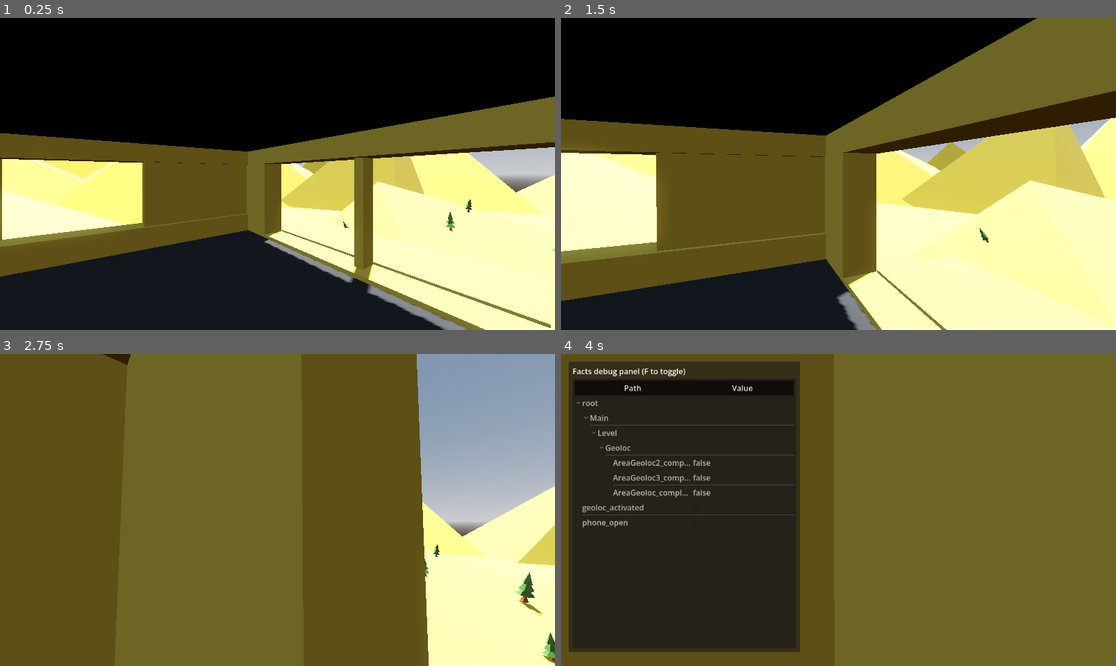
Above: before the commit, frames 1-4 (two rows, left to right).
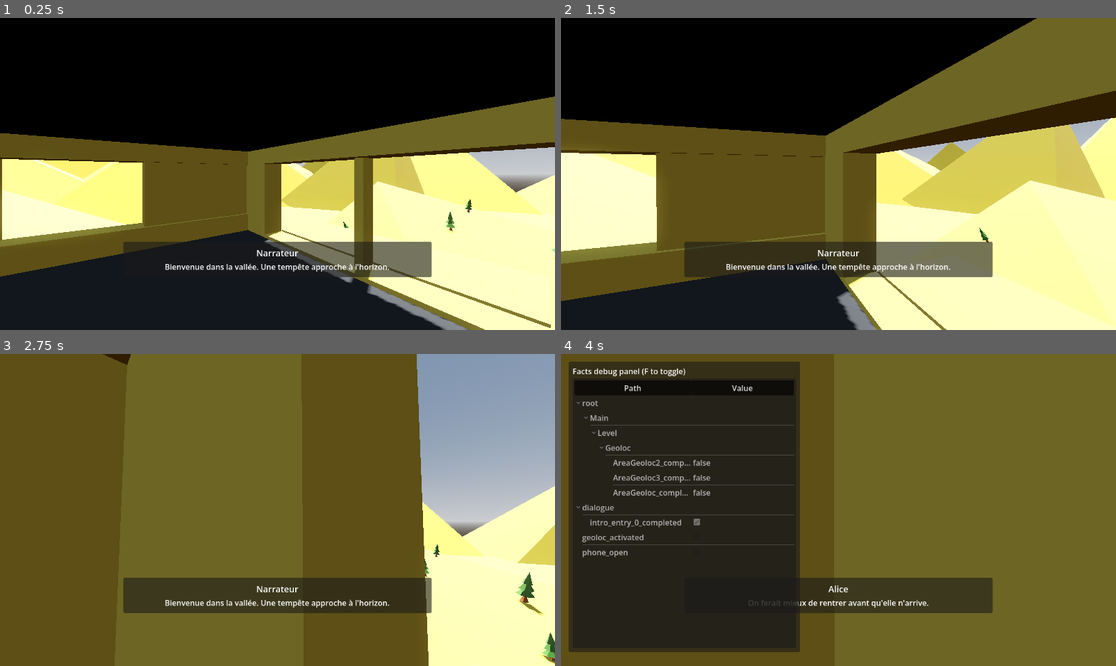
Above: after the commit, the same moments.

Repository: thewasmans/IGU-Summer-Jam-2026
Game: Godot game, scene res://scenes/main.tscn
Same seed, same stepped clock (60 frames per second), same inputs: the game is played once before the commit and once after it.
Inputs (mouse positions are in pixels of both pictures, inside the frame that each line leads up to):
- Up to frame 1 (0.25 s): no input
- Up to frame 2 (1.5 s): tap Enter at 0.5 s; move the mouse to (866, 174) at 0.52 s; hold E (action_interract) 0.53-1.28 s; hold W (action_forward) from 0.53 s (still down); click (866, 174) at 0.67 s; tap Space (jump) at 0.77 s; move the mouse to (810, 174) at 1.27 s; tap V (camera_mode_switch) at 1.35 s
- Up to frame 3 (2.75 s): keep holding W (action_forward); tap Space (jump) at 1.52 s; move the mouse to (288, 503) at 2.02 s; hold Shift (sprint) from 2.03 s (still down)
- Up to frame 4 (4 s): keep holding W (action_forward); tap Space (jump) at 2.75, 3.02, 3.77 s; move the mouse to (832, 516) at 2.77 s; release Shift (sprint) at 2.78 s; tap Alt (walk) at 2.85 s; click (832, 516) at 2.92 s; move the mouse to (877, 513) at 3.52 s; tap F at 3.6 s

The runs differ from the first frame. In frame 1, 3.3% of the frame differs, in the area x 22-78%, y 71-84%; in frame 2, 5.8%; in frame 3, 6.3%; in frame 4, 4.6%.

Commit message:
feat: add dialogue system

Diff:
--- a/content/prefabs/ui/game_ui.tscn
+++ b/content/prefabs/ui/game_ui.tscn
@@ -2,7 +2,7 @@
 
 [ext_resource type="Script" uid="uid://chfxvwlqr0oqm" path="res://scripts/ui/game_ui.gd" id="1_7e7t2"]
 
-[node name="GameUi" type="Control" unique_id=137618360 node_paths=PackedStringArray("label_interract", "progress_interract")]
+[node name="GameUi" type="Control" unique_id=137618360 node_paths=PackedStringArray("label_interract", "progress_interract", "dialogue_box", "dialogue_speaker_label", "dialogue_text_label")]
 layout_mode = 3
 anchors_preset = 15
 anchor_right = 1.0
@@ -13,6 +13,9 @@
 script = ExtResource("1_7e7t2")
 label_interract = NodePath("CanInterractLabel")
 progress_interract = NodePath("HSlider")
+dialogue_box = NodePath("DialogueBox")
+dialogue_speaker_label = NodePath("DialogueBox/MarginContainer/VBoxContainer/SpeakerLabel")
+dialogue_text_label = NodePath("DialogueBox/MarginContainer/VBoxContainer/TextLabel")
 
 [node name="CanInterractLabel" type="Label" parent="." unique_id=537411474]
 layout_mode = 1
@@ -47,3 +50,39 @@
 max_value = 1.0
 value = 0.1
 show_percentage = false
+
+[node name="DialogueBox" type="PanelContainer" parent="." unique_id=612044821]
+layout_mode = 1
+anchors_preset = 7
+anchor_left = 0.5
+anchor_top = 1.0
+anchor_right = 0.5
+anchor_bottom = 1.0
+offset_left = -320.0
+offset_top = -180.0
+offset_right = 320.0
+offset_bottom = -110.0
+grow_horizontal = 2
+grow_vertical = 0
+
+[node name="MarginContainer" type="MarginContainer" parent="DialogueBox" unique_id=612044822]
+layout_mode = 2
+theme_override_constants/margin_left = 16
+theme_override_constants/margin_top = 10
+theme_override_constants/margin_right = 16
+theme_override_constants/margin_bottom = 10
+
+[node name="VBoxContainer" type="VBoxContainer" parent="DialogueBox/MarginContainer" unique_id=612044823]
+layout_mode = 2
+
+[node name="SpeakerLabel" type="Label" parent="DialogueBox/MarginContainer/VBoxContainer" unique_id=612044824]
+layout_mode = 2
+text = "Speaker"
+horizontal_alignment = 1
+theme_override_font_sizes/font_size = 18
+
+[node name="TextLabel" type="Label" parent="DialogueBox/MarginContainer/VBoxContainer" unique_id=612044825]
+layout_mode = 2
+text = "Dialogue text"
+horizontal_alignment = 1
+autowrap_mode = 3
--- /dev/null
+++ b/data/dialogues/example_dialogue.tres
@@ -0,0 +1,27 @@
+[gd_resource type="Resource" script_class="Dialogue" format=3 uid="uid://qvyo21uafyv4"]
+
+[ext_resource type="Script" uid="uid://dgkt1fcechioc" path="res://scripts/data/dialogue.gd" id="1_dlg"]
+[ext_resource type="Script" uid="uid://b73k7tiran3rj" path="res://scripts/data/dialogue_entry.gd" id="2_entry"]
+
+[sub_resource type="Resource" id="Resource_entry1"]
+script = ExtResource("2_entry")
+speaker_name = "Narrateur"
+text = "Bienvenue dans la vallée. Une tempête approche à l'horizon."
+
+[sub_resource type="Resource" id="Resource_entry2"]
+script = ExtResource("2_entry")
+speaker_name = "Alice"
+timecode = 3.0
+text = "On ferait mieux de rentrer avant qu'elle n'arrive."
+
+[sub_resource type="Resource" id="Resource_entry3"]
+script = ExtResource("2_entry")
+speaker_name = "Bob"
+timecode = 6.0
+text = "T'inquiète, on a le temps."
+
+[resource]
+script = ExtResource("1_dlg")
+dialogue_id = "intro"
+duration = 9.0
+entries = Array[ExtResource("2_entry")]([SubResource("Resource_entry1"), SubResource("Resource_entry2"), SubResource("Resource_entry3")])
--- /dev/null
+++ b/data/ol.tres
@@ -0,0 +1,12 @@
+[gd_resource type="Resource" script_class="Dialogue" format=3 uid="uid://dkk85wx0wd1s3"]
+
+[ext_resource type="Script" uid="uid://b73k7tiran3rj" path="res://scripts/data/dialogue_entry.gd" id="1_g2htg"]
+[ext_resource type="Script" uid="uid://dgkt1fcechioc" path="res://scripts/data/dialogue.gd" id="2_l4snb"]
+
+[sub_resource type="Resource" id="Resource_g2htg"]
+script = ExtResource("1_g2htg")
+
+[resource]
+script = ExtResource("2_l4snb")
+entries = Array[ExtResource("1_g2htg")]([SubResource("Resource_g2htg"), null])
+metadata/_custom_type_script = "uid://dgkt1fcechioc"
--- /dev/null
+++ b/data/test.tres
@@ -0,0 +1,7 @@
+[gd_resource type="Resource" script_class="DialogueEntry" format=3 uid="uid://cwxpu74ofvm8h"]
+
+[ext_resource type="Script" uid="uid://b73k7tiran3rj" path="res://scripts/data/dialogue_entry.gd" id="1_qpmhy"]
+
+[resource]
+script = ExtResource("1_qpmhy")
+text = "Oh... fuck !"
--- a/scenes/main.tscn
+++ b/scenes/main.tscn
@@ -11,6 +11,8 @@
 [ext_resource type="PackedScene" uid="uid://c6lnr20syymhg" path="res://content/prefabs/tree.tscn" id="8_85g3d"]
 [ext_resource type="Script" path="res://scripts/managers/phone_manager.gd" id="10_phonemgr"]
 [ext_resource type="PackedScene" uid="uid://dhdv3e54beb3k" path="res://content/prefabs/ui/phone.tscn" id="11_phonescn"]
+[ext_resource type="Script" uid="uid://c7q2eyvtg62ib" path="res://scripts/managers/dialogue_manager.gd" id="12_dialoguemgr"]
+[ext_resource type="Resource" uid="uid://qvyo21uafyv4" path="res://data/dialogues/example_dialogue.tres" id="13_exdlg"]
 
 [sub_resource type="Curve" id="Curve_choun"]
 _data = [Vector2(0, 1), 0.0, 0.0, 0, 0, Vector2(1, 0), 0.0, 0.0, 0, 0]
@@ -68,6 +70,7 @@
 game_manager = NodePath("Global/GameManager")
 player_character = NodePath("Global/PlayerCharacter")
 particles = [NodePath("Global/StormTimer/GPUParticles3D"), NodePath("Global/StormTimer/GPUParticles3D4"), NodePath("Global/StormTimer/GPUParticles3D5"), NodePath("Global/StormTimer/GPUParticles3D6"), NodePath("Global/StormTimer/GPUParticles3D2"), NodePath("Global/StormTimer/GPUParticles3D3")]
+example_dialogue = ExtResource("13_exdlg")
 
 [node name="Global" type="Node" parent="." unique_id=1992404025]
 
@@ -122,12 +125,13 @@
 process_material = SubResource("ParticleProcessMaterial_eb6dy")
 draw_pass_1 = SubResource("SphereMesh_trceg")
 
-[node name="GameManager" type="Node" parent="Global" unique_id=1036846449 node_paths=PackedStringArray("game_ui_manager", "area_interract_manager", "phone_manager")]
+[node name="GameManager" type="Node" parent="Global" unique_id=1036846449 node_paths=PackedStringArray("game_ui_manager", "area_interract_manager", "phone_manager", "dialogue_manager")]
 script = ExtResource("3_tipki")
 game_data = ExtResource("2_0wfyh")
 game_ui_manager = NodePath("GameUIManager")
 area_interract_manager = NodePath("InterractAreaManager")
 phone_manager = NodePath("PhoneManager")
+dialogue_manager = NodePath("DialogueManager")
 
 [node name="GameUIManager" type="Node" parent="Global/GameManager" unique_id=29183224 node_paths=PackedStringArray("root_scene")]
 script = ExtResource("4_jyhfs")
@@ -144,6 +148,9 @@
 root_scene = NodePath("../../..")
 player_character = NodePath("../../PlayerCharacter")
 
+[node name="DialogueManager" type="Node" parent="Global/GameManager" unique_id=475930188]
+script = ExtResource("12_dialoguemgr")
+
 [node name="Level" type="Node" parent="." unique_id=1175036900]
 
 [node name="Geoloc" type="Node" parent="Level" unique_id=62120266]
--- a/scripts/data/dialogue.gd
+++ b/scripts/data/dialogue.gd
@@ -1,5 +1,8 @@
 class_name Dialogue
 extends Resource
 
-@export var quality_variant_dialogue: Array[String]
-@export var lock_facts: Array[String]
+## Identifiant unique utilisé pour construire les clés de fact (dialogue et entrées).
+@export var dialogue_id: String
+## Durée totale du dialogue, en secondes. Détermine combien de temps la dernière entrée reste active.
+@export_custom(PROPERTY_HINT_NONE, "suffix:seconds") var duration: float = 0.0
+@export var entries: Array[DialogueEntry]
--- /dev/null
+++ b/scripts/data/dialogue_entry.gd
@@ -0,0 +1,7 @@
+class_name DialogueEntry
+extends Resource
+
+@export var speaker_name: String
+## Instant, en secondes depuis le début du dialogue, auquel cette entrée devient active.
+@export_custom(PROPERTY_HINT_NONE, "suffix:seconds") var timecode: float = 0.0
+@export_multiline var text: String
--- a/scripts/main.gd
+++ b/scripts/main.gd
@@ -9,10 +9,13 @@
 
 @export var particles: Array[GPUParticles3D]
 
+@export var example_dialogue: Dialogue
+
 func _ready() -> void:
 	game_manager.initialize()
 	for part in particles:
 		part.emitting = false
+	game_manager.dialogue_manager.play_dialogue(example_dialogue)
 
 func _on_timer_timeout() -> void:
 	if player_character:
--- /dev/null
+++ b/scripts/managers/dialogue_manager.gd
@@ -0,0 +1,62 @@
+class_name DialogueManager
+extends Manager
+
+signal dialogue_started(dialogue: Dialogue)
+signal entry_started(dialogue: Dialogue, entry: DialogueEntry, entry_index: int)
+signal entry_completed(dialogue: Dialogue, entry: DialogueEntry, entry_index: int)
+signal dialogue_completed(dialogue: Dialogue)
+
+var _current_dialogue: Dialogue
+var _timer: Timer
+
+func initialize(game_manager: GameManager) -> void:
+	super.initialize(game_manager)
+	_timer = Timer.new()
+	_timer.one_shot = true
+	add_child(_timer)
+
+func is_playing() -> bool:
+	return _current_dialogue != null
+
+func play_dialogue(dialogue: Dialogue) -> void:
+	if is_playing():
+		push_warning("DialogueManager: dialogue '%s' already playing, ignoring '%s'." % [_current_dialogue.dialogue_id, dialogue.dialogue_id])
+		return
+	_current_dialogue = dialogue
+	dialogue_started.emit(dialogue)
+	_play_entry(0)
+
+func _play_entry(entry_index: int) -> void:
+	var dialogue := _current_dialogue
+	if entry_index >= dialogue.entries.size():
+		_finish_dialogue(dialogue)
+		return
+	var entry := dialogue.entries[entry_index]
+	entry_started.emit(dialogue, entry, entry_index)
+	var wait_time := _entry_duration(dialogue, entry_index)
+	if wait_time > 0.0:
+		_timer.start(wait_time)
+		await _timer.timeout
+	_finish_entry(dialogue, entry, entry_index)
+	_play_entry(entry_index + 1)
+
+func _entry_duration(dialogue: Dialogue, entry_index: int) -> float:
+	var next_timecode := dialogue.duration
+	if entry_index + 1 < dialogue.entries.size():
+		next_timecode = dialogue.entries[entry_index + 1].timecode
+	return maxf(next_timecode - dialogue.entries[entry_index].timecode, 0.0)
+
+func _finish_entry(dialogue: Dialogue, entry: DialogueEntry, entry_index: int) -> void:
+	Facts.set_fact(_entry_fact_key(dialogue, entry_index), true)
+	entry_completed.emit(dialogue, entry, entry_index)
+
+func _finish_dialogue(dialogue: Dialogue) -> void:
+	_current_dialogue = null
+	Facts.set_fact(_dialogue_fact_key(dialogue), true)
+	dialogue_completed.emit(dialogue)
+
+static func _dialogue_fact_key(dialogue: Dialogue) -> String:
+	return "dialogue/%s_completed" % dialogue.dialogue_id
+
+static func _entry_fact_key(dialogue: Dialogue, entry_index: int) -> String:
+	return "dialogue/%s_entry_%d_completed" % [dialogue.dialogue_id, entry_index]
--- a/scripts/managers/game_managers.gd
+++ b/scripts/managers/game_managers.gd
@@ -8,11 +8,12 @@
 @export var game_ui_manager: GameUIManager
 @export var area_interract_manager: InterractAreaManager
 @export var phone_manager: PhoneManager
+@export var dialogue_manager: DialogueManager
 
 var game_state:GameState
 var managers:Array[Manager]:
 	get:
-		return [game_ui_manager, area_interract_manager, phone_manager]
+		return [game_ui_manager, area_interract_manager, phone_manager, dialogue_manager]
 
 func initialize():
 	game_state = GameState.new(game_data)
--- a/scripts/managers/game_ui_manager.gd
+++ b/scripts/managers/game_ui_manager.gd
@@ -10,3 +10,11 @@
 	_game_ui = game_ui_prefab.instantiate()
 	_game_ui.initialize(game_manager)
 	root_scene.add_child(_game_ui)
+	_game_manager.dialogue_manager.entry_started.connect(_on_dialogue_entry_started)
+	_game_manager.dialogue_manager.dialogue_completed.connect(_on_dialogue_completed)
+
+func _on_dialogue_entry_started(_dialogue: Dialogue, entry: DialogueEntry, _entry_index: int) -> void:
+	_game_ui.show_dialogue_entry(entry.speaker_name, entry.text)
+
+func _on_dialogue_completed(_dialogue: Dialogue) -> void:
+	_game_ui.hide_dialogue_box()
--- a/scripts/ui/game_ui.gd
+++ b/scripts/ui/game_ui.gd
@@ -3,6 +3,9 @@
 
 @export var label_interract: Label
 @export var progress_interract: ProgressBar
+@export var dialogue_box: Control
+@export var dialogue_speaker_label: Label
+@export var dialogue_text_label: Label
 
 var _game_manager:GameManager
 
@@ -10,6 +13,7 @@
 	_game_manager = game_manager
 	label_interract.hide()
 	progress_interract.hide()
+	dialogue_box.hide()
 
 func set_visible_interract_label(enable: bool):
 	label_interract.visible = enable
@@ -19,3 +23,11 @@
 
 func set_value_progress_interract(progress_value: float):
 	progress_interract.value = progress_value / progress_interract.max_value
+
+func show_dialogue_entry(speaker_name: String, text: String) -> void:
+	dialogue_speaker_label.text = speaker_name
+	dialogue_text_label.text = text
+	dialogue_box.show()
+
+func hide_dialogue_box() -> void:
+	dialogue_box.hide()
Not shown, added: scripts/data/dialogue_entry.gd.uid
Not shown, added: scripts/managers/dialogue_manager.gd.uid
